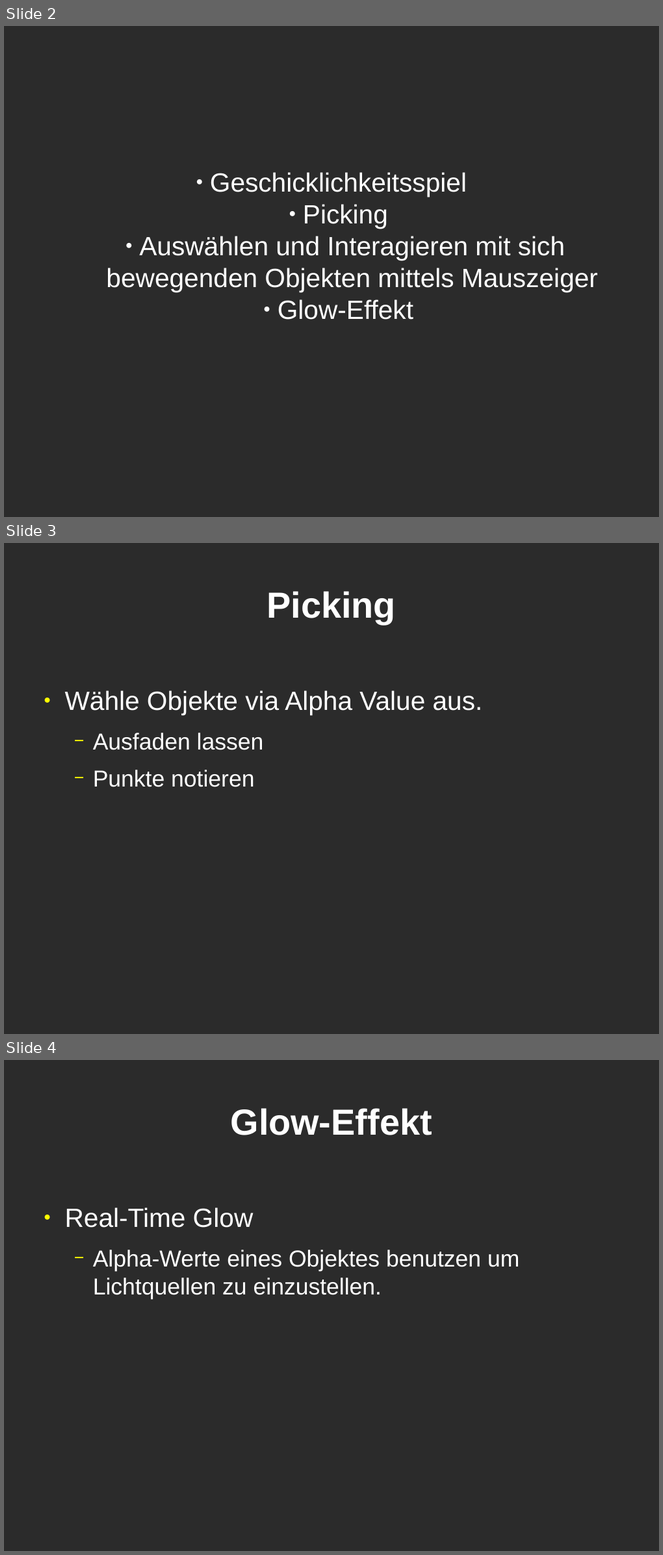
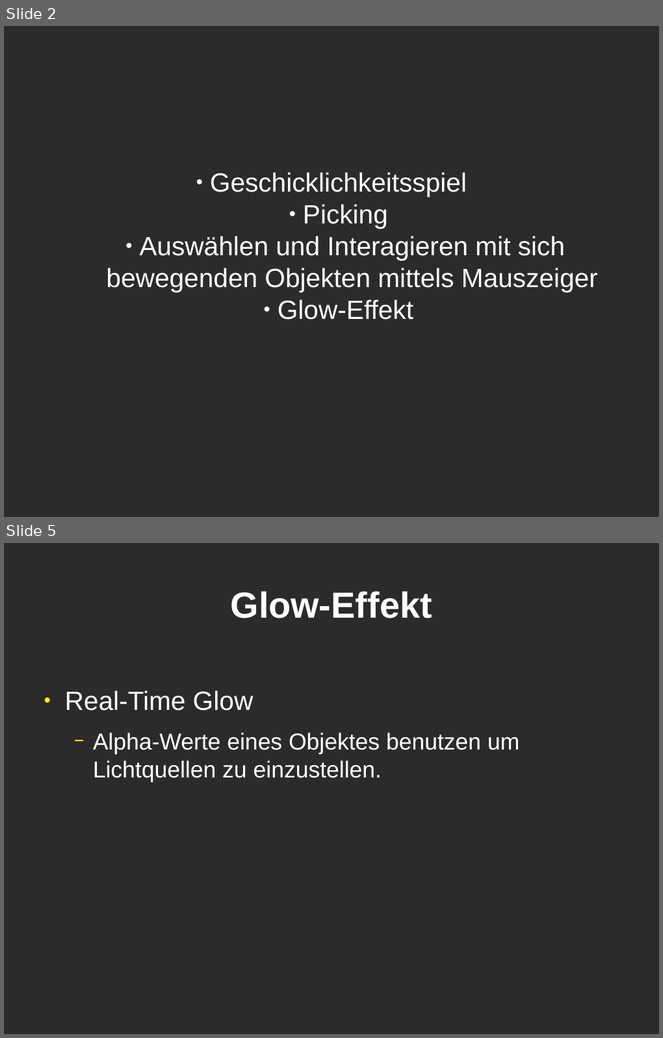
Before and after one commit to mgla/cg-projekt0910, a slide deck: präsentation/Folien.odp. Shown one above the other, each under a label of ours: slides 2, 3 and 4 before the commit, slides 2 and 5 after it; the slides between them are not shown. The pictures are 663x1555 and 663x1038 pixels, drawn with LibreOffice and Linux fonts; fonts in the diff are those of the drawing; background and template pictures are left out; a plain dark background stands for a picture behind light text. Boxes give left, top, right and bottom in pixels: in the first picture for what was removed or moved away, otherwise in the second. Text is boxed around its words. In the diff, an @@ line names an element or a change of style, - is before the commit and + after.

```diff
--- a/präsentation/Folien.odp
+++ b/präsentation/Folien.odp
@@ slide 3 removed at (x1=4, y1=543, x2=659, y2=1034), background picture (left out) @@
@@ title removed at (x1=267, y1=591, x2=395, y2=624) @@
-Picking
@@ text removed at (x1=65, y1=691, x2=483, y2=787) @@
-● Wähle Objekte via Alpha Value aus.
-  − Ausfaden lassen
-  − Punkte notieren
@@ what was slide 4 is now slide 5 @@
```
Also in this commit, not shown: 2 slides added.
